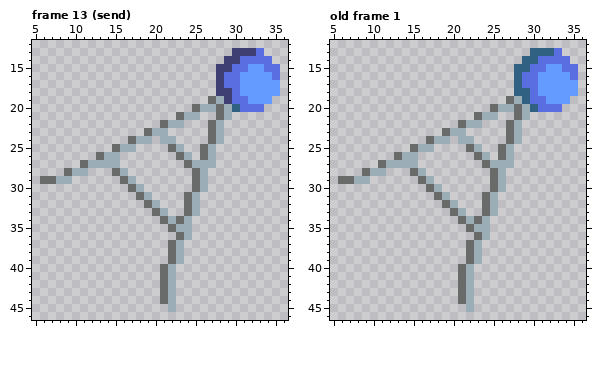
Two states of a pixel-art file, Assets/Sprites/radiotower.ase. The first picture shows the starting point.
45x49 pixels, 13 frames. Shown: frame 13 (send): x 5..36, y 12..46; old frame 1: x 5..36, y 12..46. The commit also changed other frames, which this record leaves out.
And afterwards:
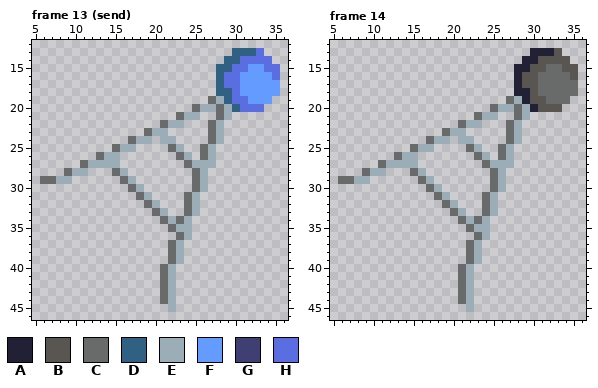
Palette (. is transparent): A #222034  B #595652  C #696a6a  D #306082  E #9badb7  F #639bff  G #3f3f74  H #5b6ee1
A new or re-ordered frame is compared with the old frame closest to it.
The exact change:
frames 13 -> 20
Frame 13 (send):
y 13: x 30..32 GGG -> DDD
y 14: x 29..30 GG -> DD
y 15: x 28..29 GG -> DD
y 16..17: x 28 G -> D
y 18: x 28..29 GG -> DD
y 19: x 29 G -> D
Frame 14 is new; against old frame 1:
y 13: x 30..33 DDDH -> AAAB
y 14: x 29..34 DDHHHH -> AABBBB
y 15: x 28..35 DDHHFFHH -> AABBCCBB
y 16: x 28..35 DHHFFFFH -> ABBCCCCB
y 17: x 28..35 DHHFFFFF -> ABBCCCCC
y 18: x 28..35 DDHFFFFF -> AABCCCCC
y 19: x 29..34 DHHFFF -> ABBCCC
y 20: x 30..33 DHHH -> ABBB
